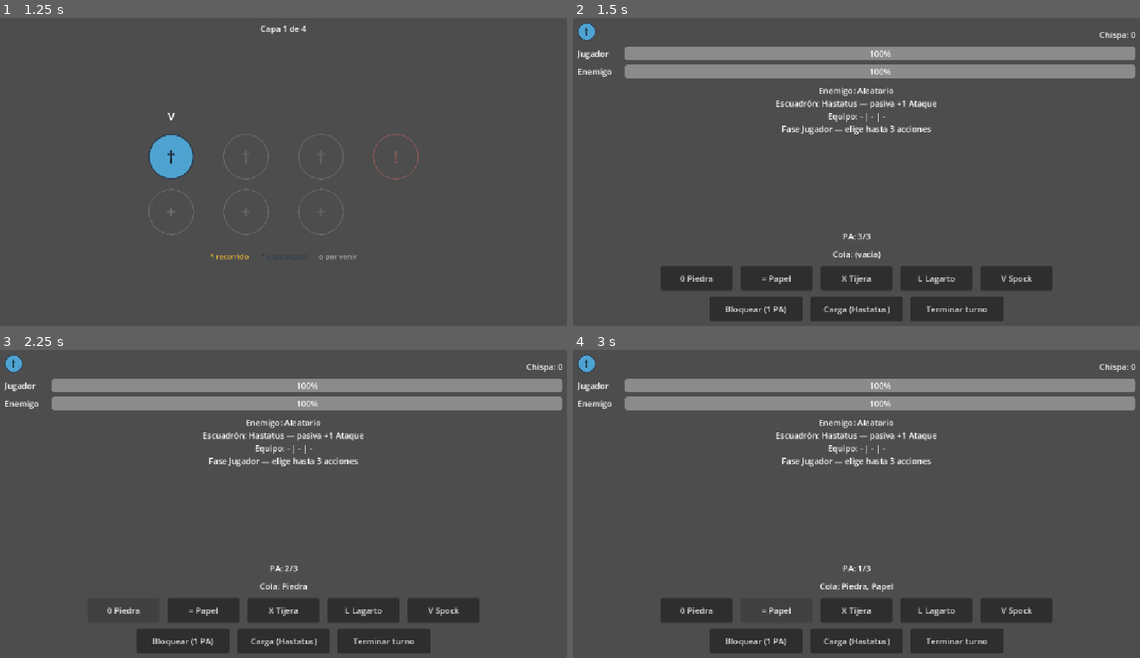
Above: before the commit, frames 1-4 (two rows, left to right).
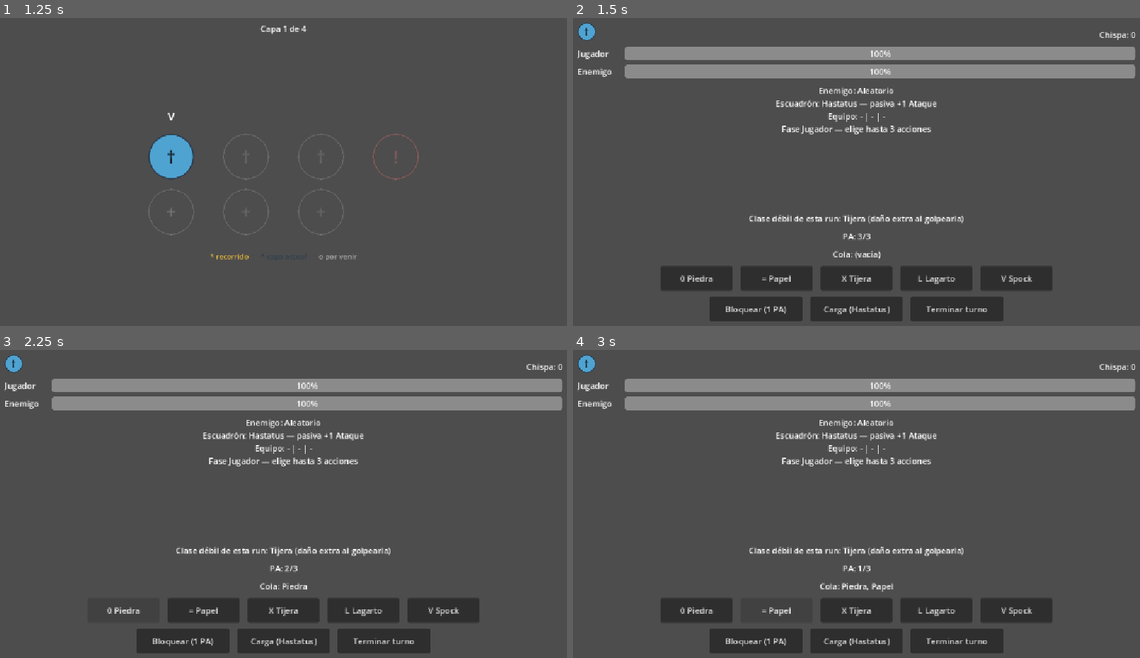
Above: after the commit, the same moments.

Repository: jolomoreno/rock-paper-scissor
Game: Godot game, scene res://scenes/main/hub.tscn
Same seed, same stepped clock (60 frames per second), same inputs: the game is played once before the commit and once after it.
Inputs:
- Up to frame 1 (1.25 s): click "Empezar Run" at 0.5 s
- Up to frame 2 (1.5 s): click "†" at 1.25 s
- Up to frame 3 (2.25 s): click "0 Piedra" at 2 s
- Up to frame 4 (3 s): click "= Papel" at 2.75 s

Frame 1 is identical in both runs. In frame 2, 0.5% of the frame differs, in the area x 31-69%, y 63-67%; in frame 3, 0.5%; in frame 4, 0.5%.

Commit message:
Add weak-class damage bonus rolled per run (Fase 7, point 5)
RunState picks one of the 5 RPSLS choices as that run's "weak class" at
start_run(); winning a round against it deals +1 bonus damage. Announced by
reusing the existing (empty-until-first-round) result label instead of
adding a new node, to avoid the layout overflow points 3 and 4 already ran
into.

Noted an open design question for the real SPQR build: here "class" is a
free per-round throw, not a fixed unit identity like SPQR's, so an
optimizing opponent would just dodge the weak class once revealed. Doesn't
break anything now since the current EnemyAI patterns don't have that
avoidance logic.

Diff:
--- a/autoloads/run_state.gd
+++ b/autoloads/run_state.gd
@@ -4,6 +4,7 @@
 signal run_ended(victory: bool)
 
 const EquipmentItem := preload("res://scripts/equipment_item.gd")
+const CombatResolver := preload("res://scripts/combat_resolver.gd")
 
 const LAYERS: Array = [
 	["combate", "descanso"],
@@ -31,6 +32,13 @@
 var equipped_weapon_id: String = ""
 var equipped_armor_id: String = ""
 var equipped_accessory_id: String = ""
+var weak_class_target: CombatResolver.Choice = CombatResolver.Choice.ROCK
+
+var _rng := RandomNumberGenerator.new()
+
+
+func _ready() -> void:
+	_rng.randomize()
 
 
 func start_run() -> void:
@@ -40,6 +48,7 @@
 	player_max_hp = 3 + Chispa.player_hp_bonus() + armor_max_hp_bonus()
 	player_hp = player_max_hp
 	path_history = []
+	weak_class_target = _rng.randi_range(0, 4) as CombatResolver.Choice
 	run_started.emit()
 
 
--- a/scenes/combat/combat_manager.gd
+++ b/scenes/combat/combat_manager.gd
@@ -19,6 +19,7 @@
 const RECRUIT_ACTION_CHOICE := CombatResolver.Choice.ROCK
 const EquipmentItem := preload("res://scripts/equipment_item.gd")
 const LOW_HP_THRESHOLD := 0.25
+const WEAK_CLASS_DAMAGE_BONUS := 1
 const CHOICE_NAMES := {
 	CombatResolver.Choice.ROCK: "Piedra",
 	CombatResolver.Choice.PAPER: "Papel",
@@ -42,6 +43,7 @@
 var _blocking_next_loss: bool = false
 var _queued_actions: Array[Dictionary] = []
 var _reserva_hierro_triggered: bool = false
+var _weak_class_target: CombatResolver.Choice
 
 var _resolver := CombatResolver.new()
 var _rng := RandomNumberGenerator.new()
@@ -87,6 +89,11 @@
 
 	enemy_hp = enemy_max_hp
 
+	if RunState.in_run:
+		_weak_class_target = RunState.weak_class_target
+	else:
+		_weak_class_target = _rng.randi_range(0, 4) as CombatResolver.Choice
+
 	_enemy_ai = EnemyAI.new(_pick_enemy_pattern())
 	enemy_intent_label.text = "Enemigo: %s" % _enemy_ai.pattern.display_name
 
@@ -109,6 +116,7 @@
 
 	recruit_label.text = "Escuadrón: %s — pasiva +%d Ataque" % [RECRUIT_NAME, RECRUIT_ATTACK_BONUS]
 	equipment_label.text = "Equipo: %s" % _describe_equipment()
+	result_label.text = "Clase débil de esta run: %s (daño extra al golpearla)" % CHOICE_NAMES[_weak_class_target]
 
 	_update_pa_label()
 	_update_queue_label()
@@ -207,8 +215,10 @@
 	return dmg
 
 
-func _damage_dealt_on_win() -> int:
+func _damage_dealt_on_win(enemy_choice: CombatResolver.Choice) -> int:
 	var dmg := BASE_ENEMY_DAMAGE + RECRUIT_ATTACK_BONUS
+	if enemy_choice == _weak_class_target:
+		dmg += WEAK_CLASS_DAMAGE_BONUS
 	var weapon: EquipmentItem = RunState.equipped_item("weapon")
 	if weapon != null:
 		dmg += weapon.attack_bonus
@@ -268,7 +278,7 @@
 
 		match result:
 			CombatResolver.Result.WINS_A:
-				enemy_hp -= _damage_dealt_on_win()
+				enemy_hp -= _damage_dealt_on_win(enemy_choice)
 			CombatResolver.Result.WINS_B:
 				player_hp -= _damage_taken_on_loss()
 				_maybe_trigger_reserva_hierro()
@@ -277,6 +287,8 @@
 		enemy_health_bar.value = enemy_hp
 		var attacker_name := RECRUIT_NAME if is_recruit else "Tú"
 		result_label.text = _describe_result(player_choice, enemy_choice, result, attacker_name)
+		if result == CombatResolver.Result.WINS_A and enemy_choice == _weak_class_target:
+			result_label.text += "\n¡Clase débil! Daño extra."
 		round_resolved.emit(player_choice, enemy_choice, result)
 
 		if player_hp <= 0 or enemy_hp <= 0:
@@ -334,9 +346,11 @@
 		return
 	_pending_enemy_choice = _enemy_ai.choose(_last_player_choice, _has_player_history)
 	_has_pending_enemy_choice = true
-	enemy_intent_label.text = "Enemigo: %s — jugará %s" % [
+	var weak_note := " (clase débil)" if _pending_enemy_choice == _weak_class_target else ""
+	enemy_intent_label.text = "Enemigo: %s — jugará %s%s" % [
 		_enemy_ai.pattern.display_name,
 		CHOICE_NAMES[_pending_enemy_choice],
+		weak_note,
 	]
 
 
Not shown, changed: README.md
Not shown, changed: ROADMAP.md
